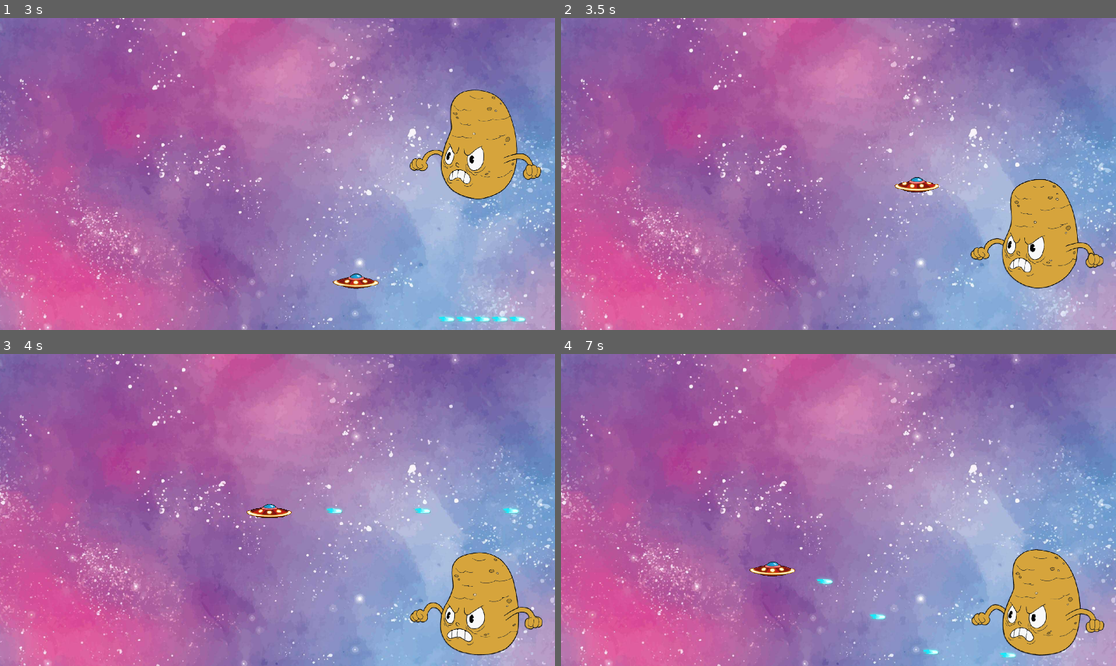
Above: before the commit, frames 1-4 (two rows, left to right).
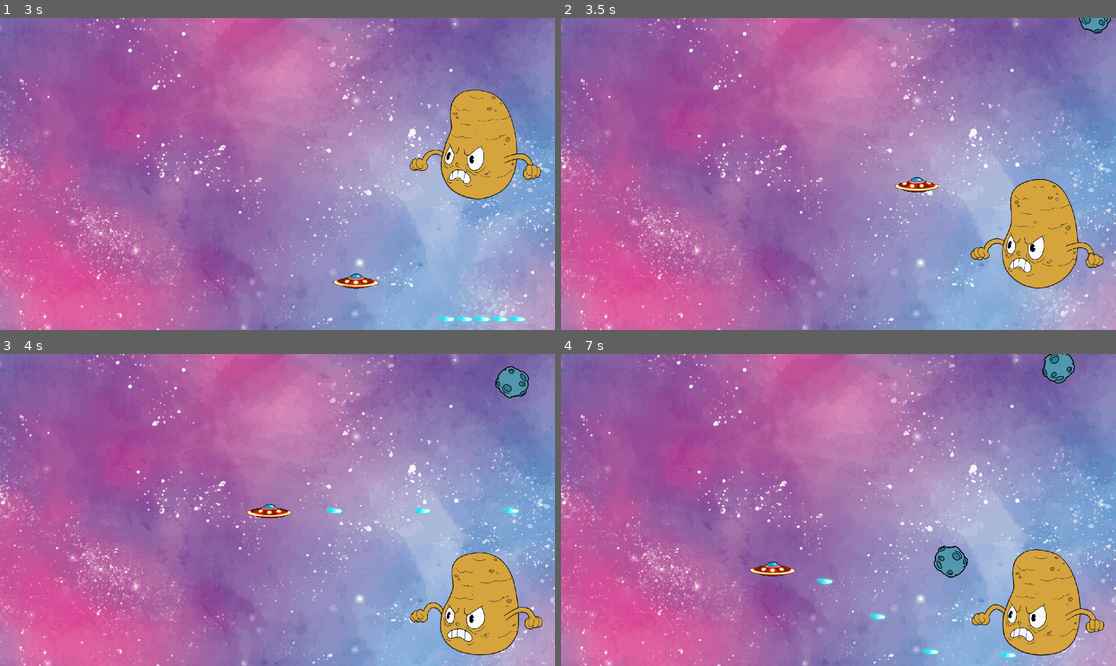
Above: after the commit, the same moments.

Repository: Vynrae06/Space_Shooter
Game: Godot game, scene res://levels/level_easy.tscn
The game is run twice, just before and just after one commit, with the same random seed, the same clock (stepped at 60 frames per second) and the same inputs.
Inputs:
- Up to frame 1 (3 s): hold D (move_right) 0.53-1.28 s; hold Space (shoot_normal) 0.53-1.28 s; hold S (move_down) 1.28-2.03 s; tap Space (shoot_normal) at 1.35, 2.85 s; hold D (move_right) 2.03-2.78 s; hold Space (shoot_normal) 2.03-2.78 s; hold W (move_up) from 2.78 s (still down)
- Up to frame 2 (3.5 s): keep holding W (move_up)
- Up to frame 3 (4 s): release W (move_up) at 3.53 s; hold A (move_left) from 3.53 s (still down); hold Space (shoot_normal) from 3.53 s (still down)
- Up to frame 4 (7 s): release Space (shoot_normal) at 4.28 s; tap Space (shoot_normal) at 4.35, 5.85 s; release A (move_left) at 5.03 s; hold S (move_down) 5.03-5.78 s; hold Space (shoot_normal) 5.03-5.78 s; hold D (move_right) 5.78-6.53 s; hold W (move_up) from 6.53 s (still down); hold Space (shoot_normal) from 6.53 s (still down)

Frame 1 is identical in both runs. In frame 2, 0.2% of the frame differs, in the area x 93-100%, y 0-6%; in frame 3, 0.5%; in frame 4, 0.9%, in the area x 67-93%, y 0-72%.

Commit message:
Objects Spawner & Asteroids V2

Diff:
--- a/components/local_rotation_component.gd
+++ b/components/local_rotation_component.gd
@@ -1,6 +1,6 @@
 extends Node
 
-@export var RIGID_BODY: RigidBody2D
+@export var NODE2D: Node2D
 @export var ROTATION_SPEED: float = 1
 var ROTATE_CLOCKWISE: bool = true
 
@@ -9,6 +9,6 @@
 
 func _process(delta):
 	if ROTATE_CLOCKWISE:
-		RIGID_BODY.rotate(ROTATION_SPEED * delta)
+		NODE2D.rotate(ROTATION_SPEED * delta)
 	else:
-		RIGID_BODY.rotate(-ROTATION_SPEED * delta)
+		NODE2D.rotate(-ROTATION_SPEED * delta)
--- a/levels/level_easy.tscn
+++ b/levels/level_easy.tscn
@@ -57,10 +57,10 @@
 metadata/_edit_lock_ = true
 
 [node name="MarkerTop" type="Marker2D" parent="AsteroidMarkers"]
-position = Vector2(450, -640)
+position = Vector2(950, -640)
 
 [node name="MarkerBottom" type="Marker2D" parent="AsteroidMarkers"]
-position = Vector2(450, 640)
+position = Vector2(950, 640)
 
 [node name="ProjectilesHolder" type="Node2D" parent="."]
 metadata/_edit_lock_ = true
--- a/obstacles/asteroid.gd
+++ b/obstacles/asteroid.gd
@@ -3,10 +3,19 @@
 
 @export var SPEED: float
 var DIRECTION: Vector2
+var PLAYER_POSITION: Vector2
 
 func _ready():
 	# TODO: Update the code to take into consideration both players.
+	PLAYER_POSITION = get_tree().get_nodes_in_group("Player")[0].position
+	DIRECTION = (PLAYER_POSITION - position).normalized()
 	pass
 
-func _process(delta):
+func _physics_process(delta):
+	print(PLAYER_POSITION)
+	print(SPEED * delta)
+	position += DIRECTION * SPEED * delta
+	# TODO: Destroy after x time
+	# Problem with this is that the Asteroid stops at the player's saved spot
+	# position = position.move_toward(PLAYER_POSITION, SPEED * delta)
 	pass
--- a/obstacles/asteroid.tscn
+++ b/obstacles/asteroid.tscn
@@ -7,11 +7,10 @@
 [sub_resource type="CircleShape2D" id="CircleShape2D_snwlb"]
 radius = 49.2544
 
-[node name="Asteroid" type="RigidBody2D"]
+[node name="Asteroid" type="Area2D"]
 collision_layer = 32
-mass = 0.01
-gravity_scale = 0.0
 script = ExtResource("1_1r18x")
+SPEED = 250.0
 
 [node name="CollisionShape2D" type="CollisionShape2D" parent="."]
 shape = SubResource("CircleShape2D_snwlb")
@@ -20,5 +19,5 @@
 scale = Vector2(0.25, 0.25)
 texture = ExtResource("2_7wdpy")
 
-[node name="LocalRotationComponent" parent="." node_paths=PackedStringArray("RIGID_BODY") instance=ExtResource("3_nt1o7")]
-RIGID_BODY = NodePath("..")
+[node name="LocalRotationComponent" parent="." node_paths=PackedStringArray("NODE2D") instance=ExtResource("3_nt1o7")]
+NODE2D = NodePath("..")
--- a/obstacles/obstacle_spawner.gd
+++ b/obstacles/obstacle_spawner.gd
@@ -4,13 +4,19 @@
 @export var OBSTACLE_SCENE: PackedScene
 var CAN_SPAWN: bool = true
 
+func _ready():
+	hold_spawning()
+
 func _process(_delta):
 	if CAN_SPAWN:
-		$SpawnTimer.start()
-		CAN_SPAWN = false
+		hold_spawning()
 		var obstacle = OBSTACLE_SCENE.instantiate() as Obstacle
 		obstacle.set_spawn_position(MARKERS[0].position)
 		$ObstaclesHolder.add_child(obstacle)
 
+func hold_spawning():
+	$SpawnTimer.start()
+	CAN_SPAWN = false
+
 func _on_spawn_timer_timeout():
 	CAN_SPAWN = true
--- a/player/player.gd
+++ b/player/player.gd
@@ -7,7 +7,6 @@
 var CAN_SHOOT: bool = true
 
 func _ready():
-	print(1)
 	$AnimatedSprite2D.play("idle")
 
 func _process(_delta):
--- a/player/player.tscn
+++ b/player/player.tscn
@@ -127,7 +127,7 @@
 "speed": 24.0
 }]
 
-[node name="Player" type="CharacterBody2D"]
+[node name="Player" type="CharacterBody2D" groups=["Player"]]
 collision_mask = 28
 script = ExtResource("1_th58a")
 
--- a/project.godot
+++ b/project.godot
@@ -19,6 +19,7 @@
 
 window/size/viewport_width=1920
 window/size/viewport_height=1080
+window/size/mode=2
 
 [input]
 
